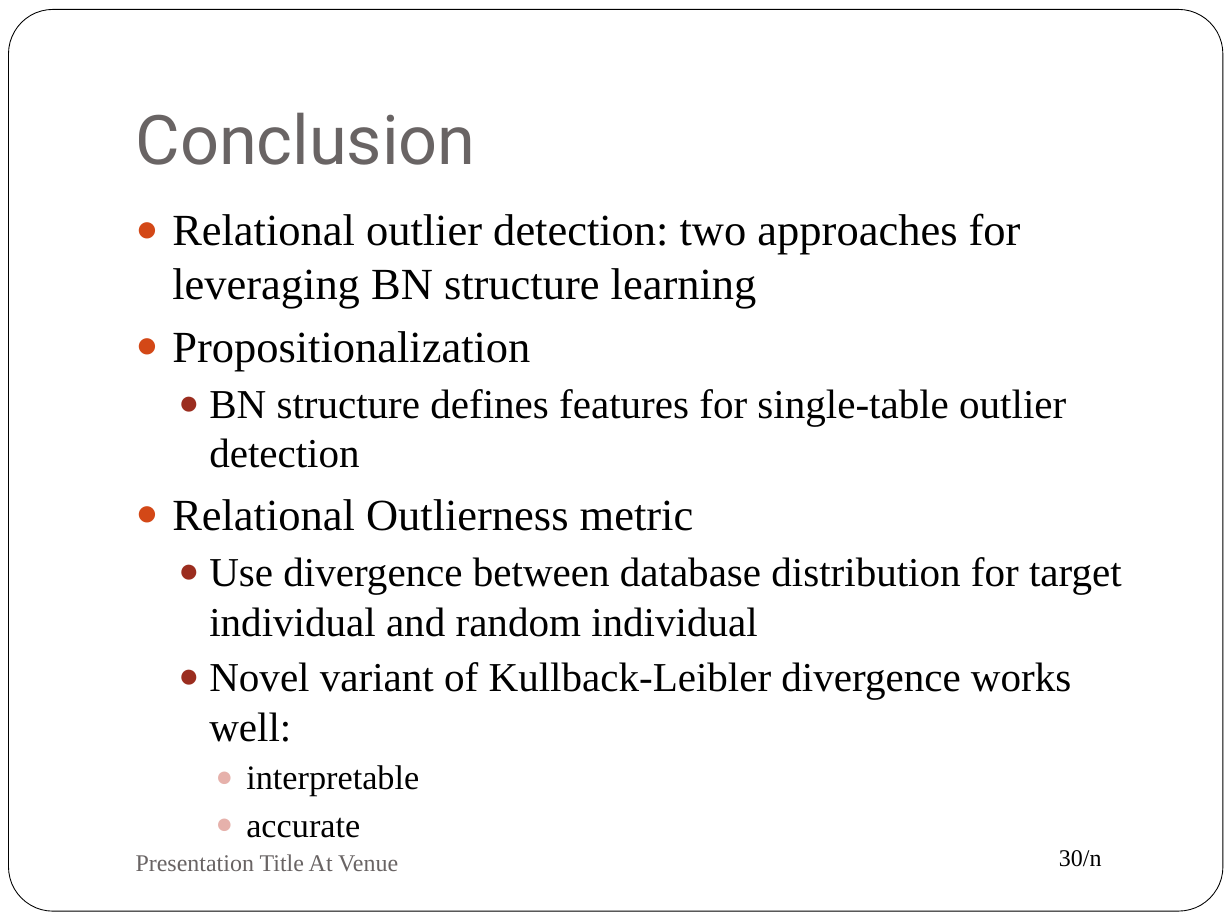
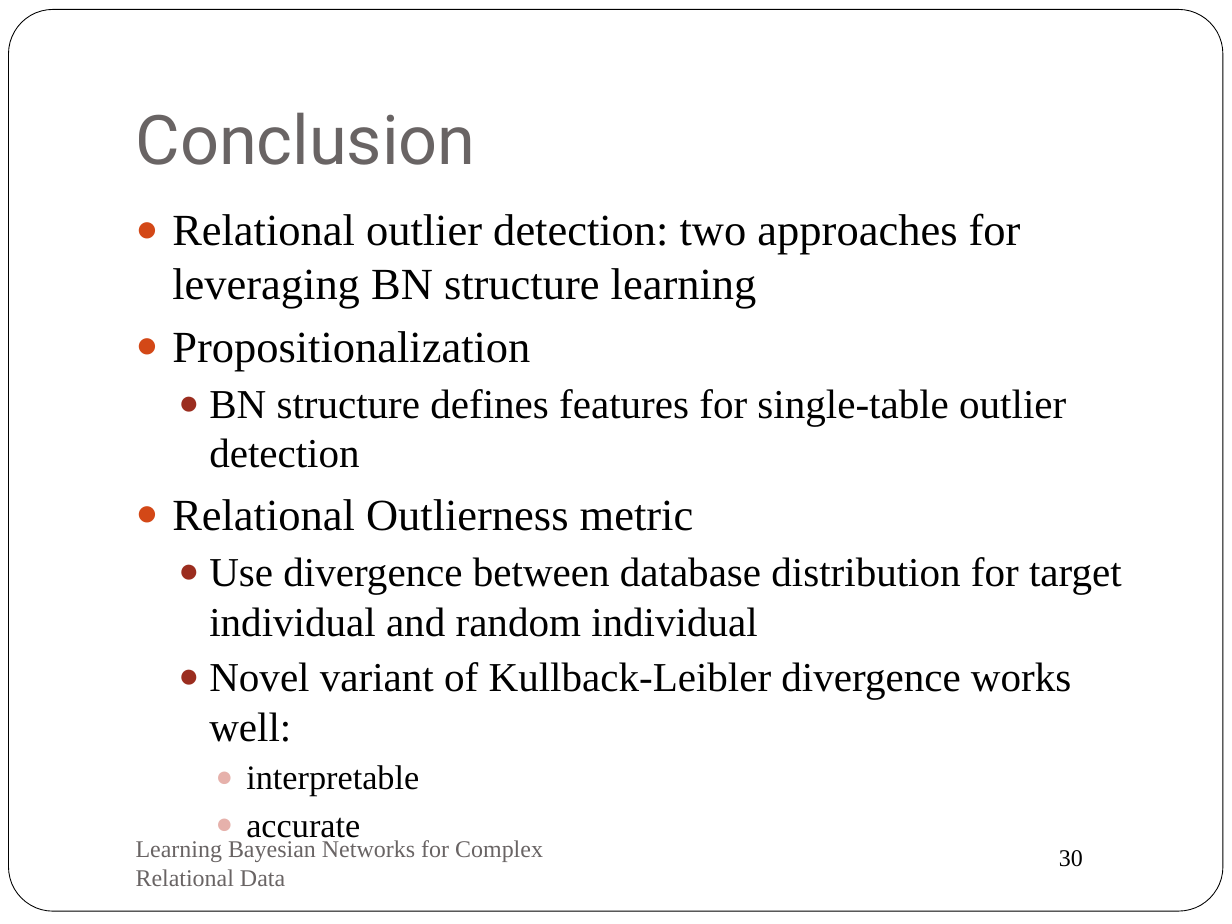
Before and after one commit to oschulte/srl-tutorial-slides, a slide deck: slide 30 of ch6-anomaly.pptx. Drawn at 1232x924 pixels with LibreOffice and Linux fonts; fonts in the diff are those of the drawing. Boxes give left, top, right and bottom in pixels: in the first picture for what was removed or moved away, otherwise in the second. Text is boxed around its words. In the diff, an @@ line names an element or a change of style, - is before the commit and + after.

```diff
--- a/ch6-anomaly.pptx
+++ b/ch6-anomaly.pptx
@@ text at (x1=136, y1=840, x2=543, y2=886): text changed @@
-Presentation Title At Venue
+Learning Bayesian Networks for Complex Relational Data
@@ page number at (x1=1059, y1=850, x2=1083, y2=867): text changed @@
-30/n
+30
```
Also in this commit, not shown: 21 other slides changed, 2 slides added, 2 slides removed.
